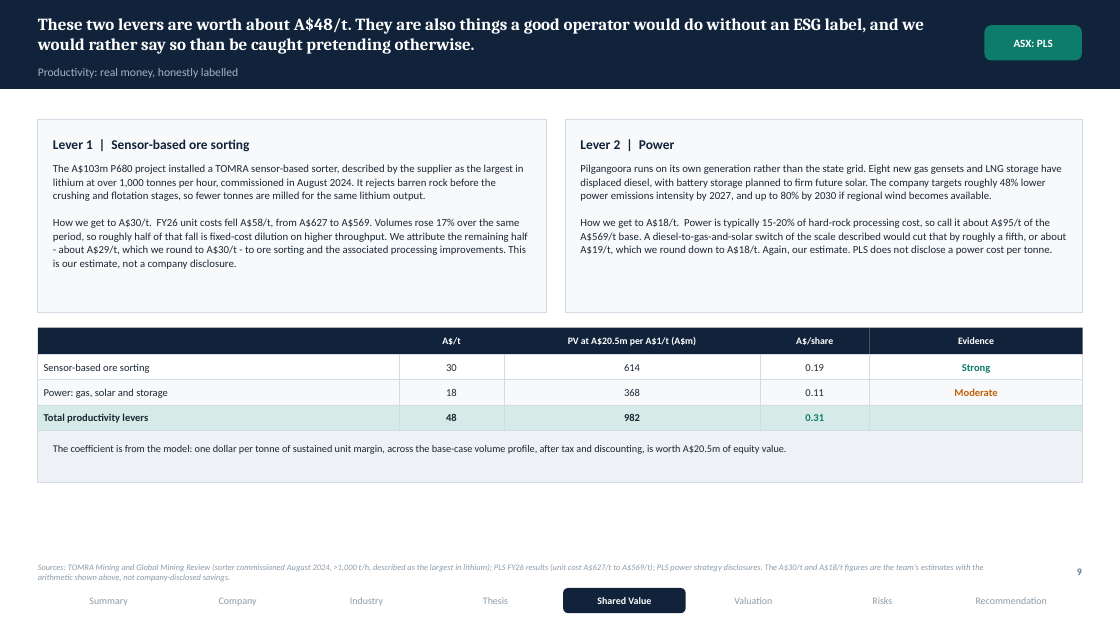
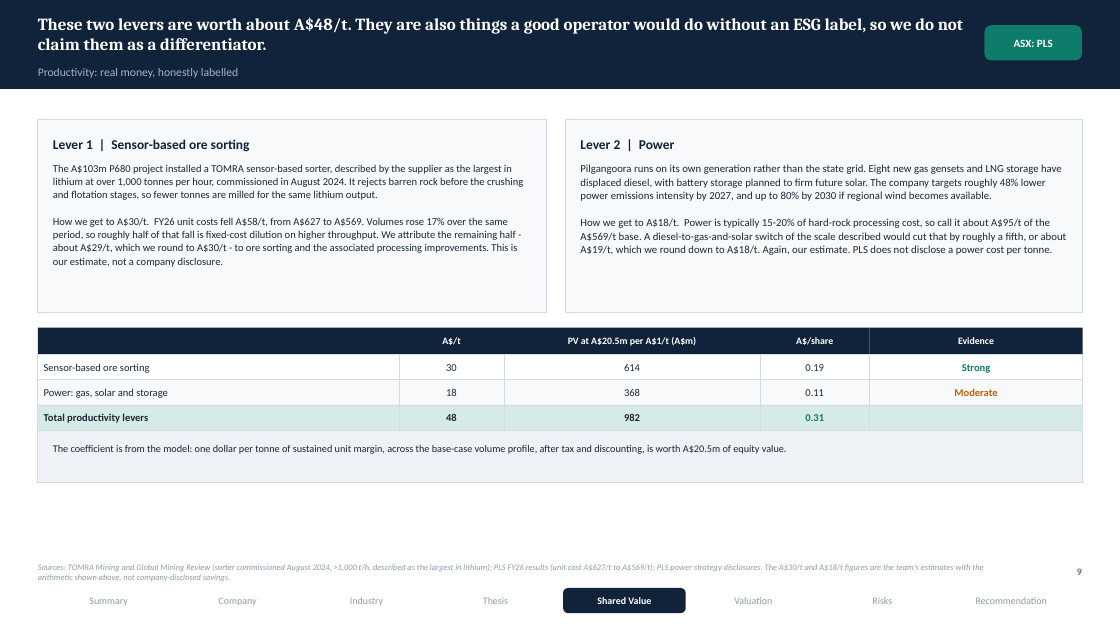
Before and after one commit to SportsSwap/for-claude, a slide deck: slide 12 of deck/PLS_Group_FMAA_2026.pptx. Drawn at 1120x630 pixels with LibreOffice and Linux fonts; fonts in the diff are those of the drawing. Boxes give left, top, right and bottom in pixels: in the first picture for what was removed or moved away, otherwise in the second. Text is boxed around its words. In the diff, an @@ line names an element or a change of style, - is before the commit and + after.

```diff
--- a/deck/PLS_Group_FMAA_2026.pptx
+++ b/deck/PLS_Group_FMAA_2026.pptx
@@ text at (38,17,963,50): text changed @@
-These two levers are worth about A$48/t. They are also things a good operator would do without an ESG label, and we would rather say so than be caught pretending otherwise.
+These two levers are worth about A$48/t. They are also things a good operator would do without an ESG label, so we do not claim them as a differentiator.
@@ text "The A$103m P680 project installed ..." at (53,164,523,267): size 9.2 to 9 pt @@
```
Also in this commit, not shown: 42 other slides changed, 1 slide added, 10 other files.
